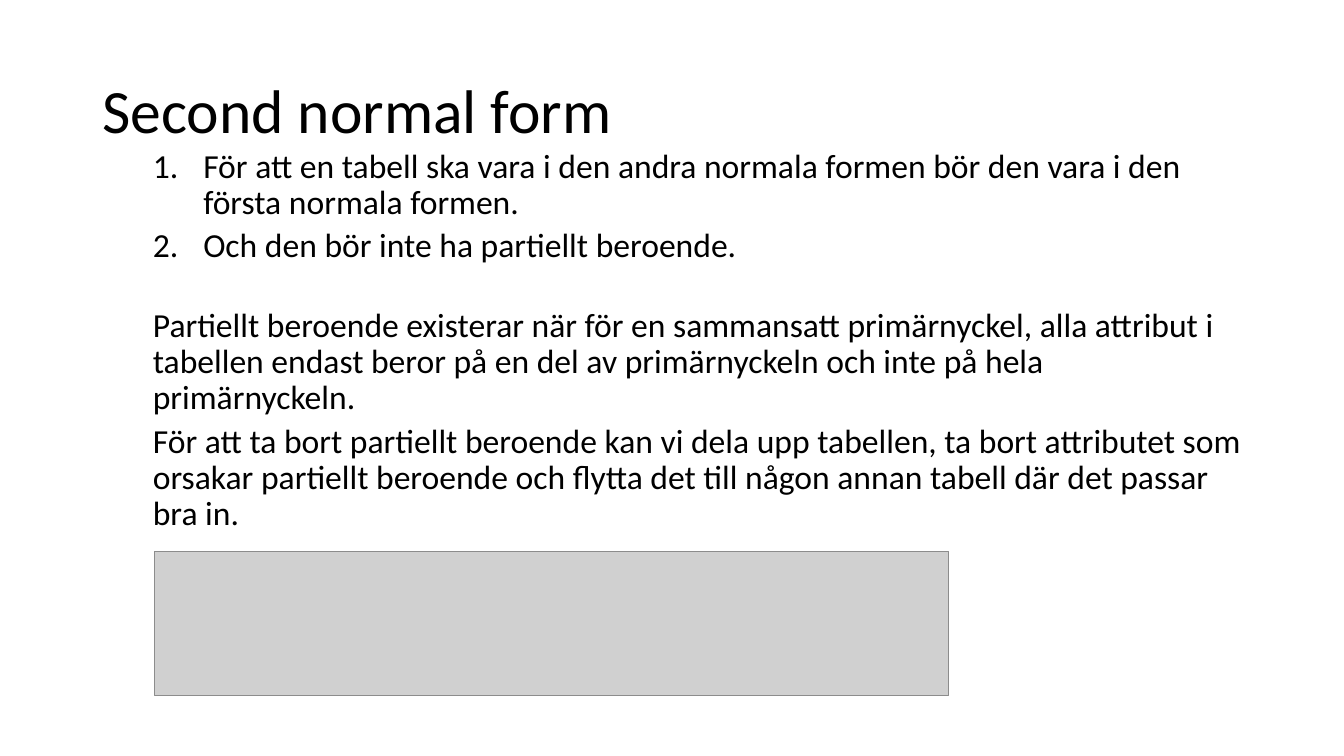
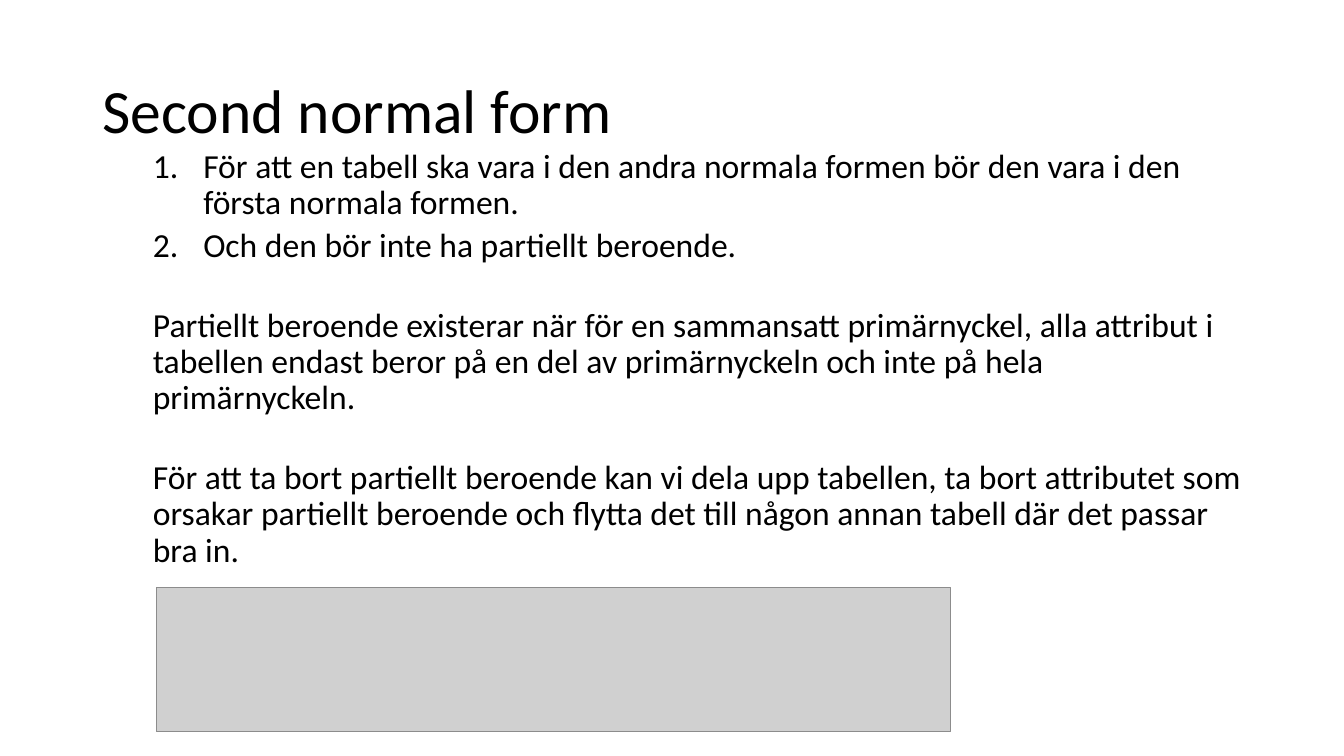
Before and after one commit to abbjetmus/FN-projekt, a slide deck: slide 16 of Relationsdatabaser.pptx (slide 15 before the commit). Drawn at 1344x756 pixels with LibreOffice and Linux fonts; fonts in the diff are those of the drawing; grey boxes stand for pictures. Boxes give left, top, right and bottom in pixels: in the first picture for what was removed or moved away, otherwise in the second. Text is boxed around its words. In the diff, an @@ line names an element or a change of style, - is before the commit and + after.

```diff
--- a/Relationsdatabaser.pptx
+++ b/Relationsdatabaser.pptx
@@ text "För att en tabell ska ..." rewrapped from (x1=153, y1=154, x2=1241, y2=526) to (x1=153, y1=154, x2=1241, y2=563) @@
@@ picture moved from (x1=154, y1=552, x2=949, y2=696) to (x1=156, y1=588, x2=951, y2=732) @@
```
Also in this commit, not shown: 3 other slides changed, 4 slides added.
